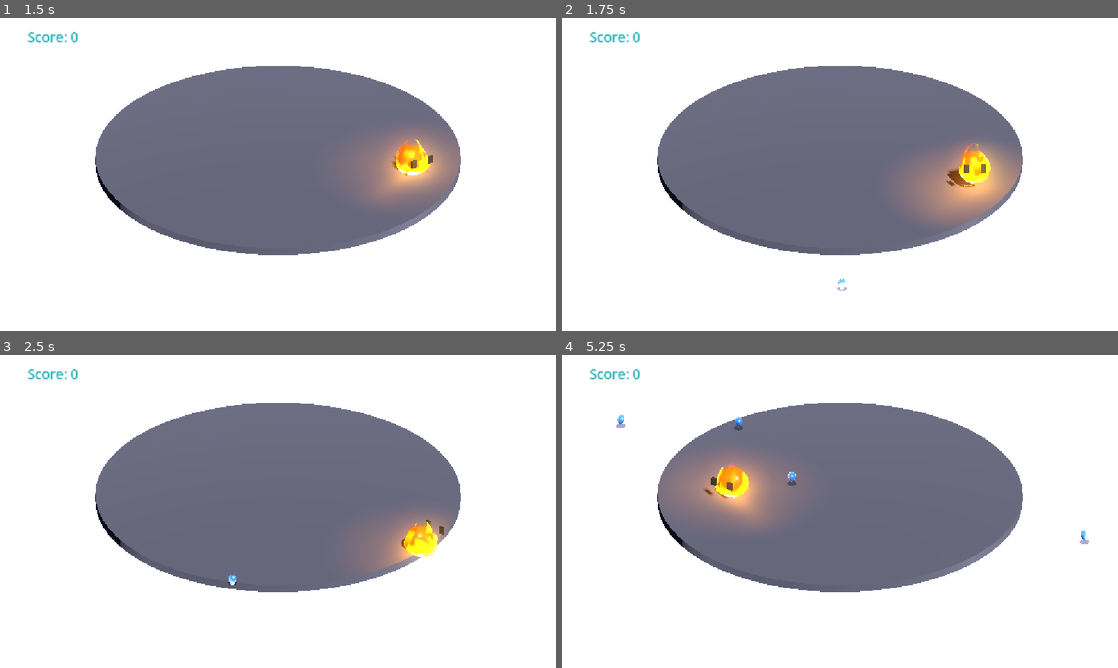
Above: before the commit, frames 1-4 (two rows, left to right).
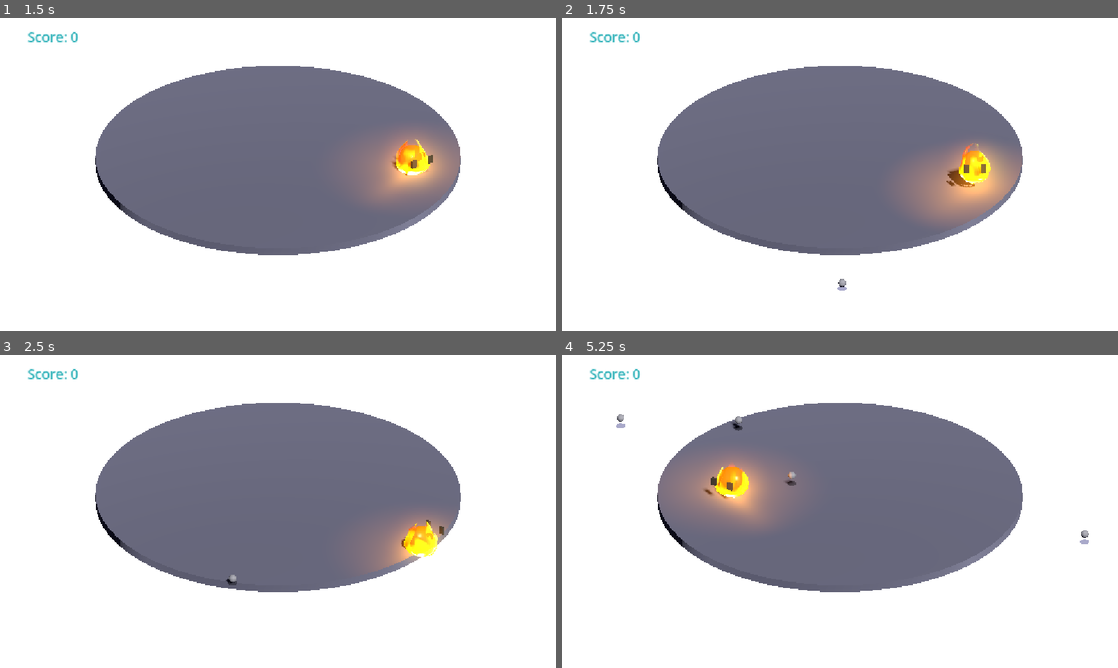
Above: after the commit, the same moments.

Repository: cquehl/GodotJam
Game: Godot game, scene res://scenes/title_screen.tscn
Same seed, same stepped clock (60 frames per second), same inputs: the game is played once before the commit and once after it.
Inputs:
- Up to frame 1 (1.5 s): tap Space (jump) at 0.5, 0.77 s; hold D (move_right) 0.53-1.28 s; hold S (move_down) from 1.28 s (still down)
- Up to frame 2 (1.75 s): keep holding S (move_down); tap Space (jump) at 1.52 s
- Up to frame 3 (2.5 s): release S (move_down) at 2.03 s; hold D (move_right) from 2.03 s (still down)
- Up to frame 4 (5.25 s): release D (move_right) at 2.78 s; hold W (move_up) 2.78-3.53 s; tap Space (jump) at 3.02, 3.77, 4.52 s; hold A (move_left) 3.53-5.03 s; hold S (move_down) from 5.03 s (still down)

Frame 1 is identical in both runs. In frame 2, less than 0.1% of the frame differs, in the area x 49-52%, y 83-87%; in frame 3, less than 0.1%; in frame 4, 0.2%, in the area x 9-95%, y 18-60%.

Commit message:
Add environment mapping reflections to orb shaders
Water Droplet Shader:
- Added environment/skybox reflections with fresnel-based blending
- Reflections tinted with water color for realism
- More reflection visible at grazing angles (physically accurate)
- Configurable reflection_strength (default 0.4)
- Configurable reflection_roughness (default 0.15) for blur control
- Ripples affect reflection direction for dynamic surface

Electric Orb Shader:
- Added environment reflections with electric distortion
- Reflection direction warps based on electric arc patterns
- Animated distortion creates dynamic, shifting reflections
- Reflections tinted with electric green color
- Less reflection in intense core area (energy overpowers environment)
- Configurable reflection_strength (default 0.25)
- Configurable reflection_distortion (default 0.3)

Both shaders now reflect the game environment (sky, platforms, etc.)
making the orbs feel more integrated into the world.

Diff:
--- a/godot-jam/shaders/electric_orb.gdshader
+++ b/godot-jam/shaders/electric_orb.gdshader
@@ -7,6 +7,8 @@
 uniform float arc_density : hint_range(0.0, 20.0) = 12.0;
 uniform float glow_intensity : hint_range(0.0, 5.0) = 2.5;
 uniform float energy_flow_speed : hint_range(0.0, 5.0) = 2.0;
+uniform float reflection_strength : hint_range(0.0, 1.0) = 0.25;
+uniform float reflection_distortion : hint_range(0.0, 1.0) = 0.3;
 
 // Improved noise function
 float hash(vec3 p) {
@@ -84,8 +86,26 @@
     // Fresnel for edge glow
     float fresnel = pow(1.0 - dot(NORMAL, VIEW), 3.0);
 
+    // Environment mapping with electric distortion
+    // Distort reflection direction based on electric arcs
+    vec3 distorted_normal = NORMAL;
+    distorted_normal.x += (arcs - 0.5) * reflection_distortion * 0.3;
+    distorted_normal.y += sin(TIME * pulse_speed + arc_pattern * 6.28) * reflection_distortion * 0.2;
+    distorted_normal = normalize(distorted_normal);
+
+    vec3 reflection_dir = reflect(-VIEW, distorted_normal);
+    // Sample environment with some blur for energy field effect
+    vec3 env_color = textureLod(RADIANCE, reflection_dir, 0.5).rgb;
+
+    // Tint reflection with electric color
+    vec3 tinted_reflection = env_color * (electric_color.rgb * 0.5 + vec3(0.5));
+
     // Mix colors based on effects
     vec3 base_color = mix(electric_color.rgb, core_color.rgb, core_glow);
+
+    // Blend in environment reflection (less in the center where energy is intense)
+    float reflection_amount = (1.0 - core_glow * 0.7) * reflection_strength;
+    base_color = mix(base_color, tinted_reflection, reflection_amount);
 
     // Add electric arc highlights
     vec3 arc_color = vec3(0.5, 1.0, 0.6) * arcs;
--- a/godot-jam/shaders/water_droplet.gdshader
+++ b/godot-jam/shaders/water_droplet.gdshader
@@ -9,6 +9,8 @@
 uniform float ripple_scale : hint_range(0.0, 20.0) = 8.0;
 uniform float flow_speed : hint_range(0.0, 10.0) = 4.0;
 uniform float flow_intensity : hint_range(0.0, 1.0) = 0.3;
+uniform float reflection_strength : hint_range(0.0, 1.0) = 0.4;
+uniform float reflection_roughness : hint_range(0.0, 1.0) = 0.15;
 
 // Noise function for ripples
 float hash(vec2 p) {
@@ -107,11 +109,23 @@
     ripple_normal.x += ripples;
     ripple_normal = normalize(ripple_normal);
 
+    // Environment mapping (reflection)
+    vec3 reflection_dir = reflect(-VIEW, ripple_normal);
+    // Sample environment with slight blur for water surface
+    vec3 env_color = textureLod(RADIANCE, reflection_dir, reflection_roughness * 5.0).rgb;
+
+    // Tint environment reflection with water color
+    vec3 tinted_reflection = mix(env_color, env_color * water_color.rgb, 0.3);
+
     // Refraction-like effect
     vec3 refracted_color = base_color + vec3(ripples * refraction_strength);
 
     // Add flow highlights to the base color
     refracted_color += vec3(0.6, 0.8, 1.0) * flow_highlight;
+
+    // Blend reflection with base color based on fresnel (more reflection at grazing angles)
+    float reflection_mix = fresnel * 0.5 + 0.5; // 0.5 to 1.0
+    refracted_color = mix(refracted_color, tinted_reflection, reflection_strength * reflection_mix);
 
     // Specular highlights (water shine)
     float spec = pow(max(dot(ripple_normal, VIEW), 0.0), 32.0);
